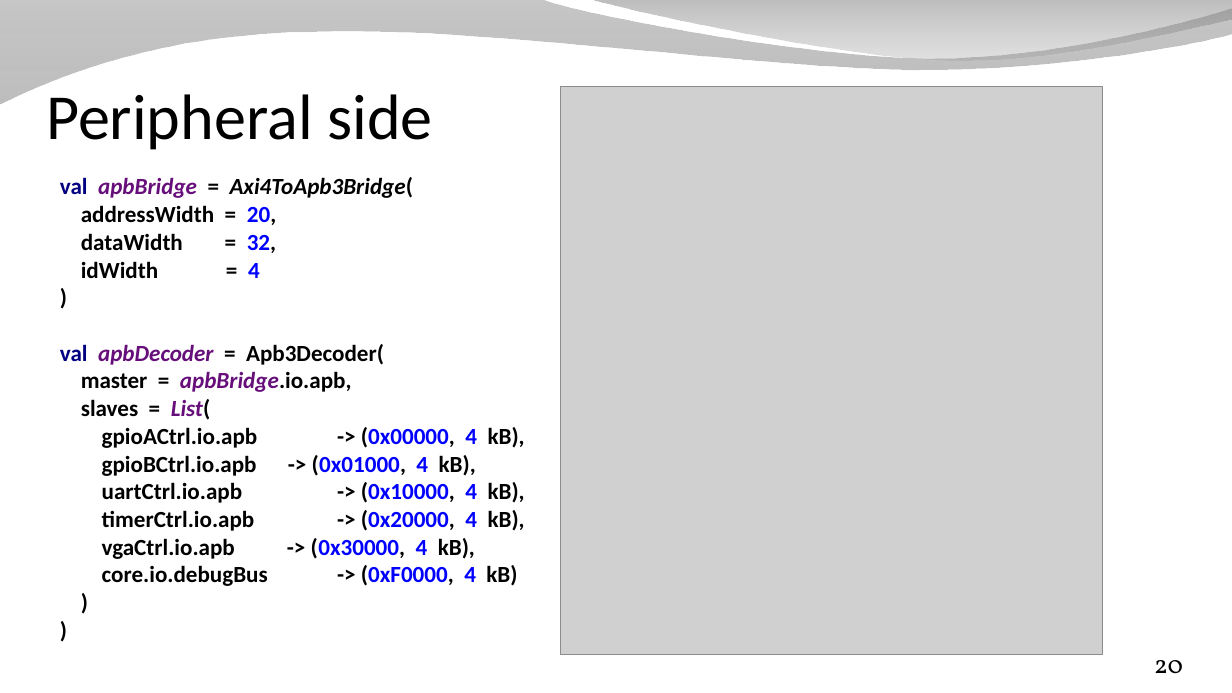
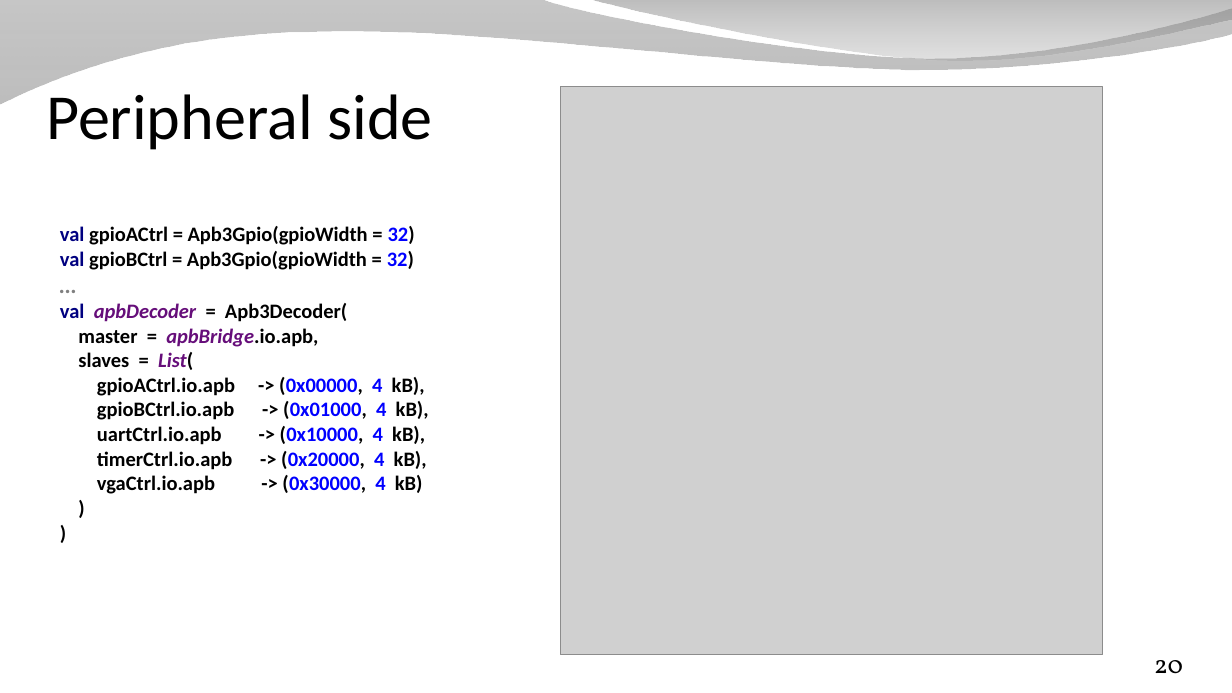
Before and after one commit to SpinalHDL/SpinalDoc, a slide deck: slide 20 of presentation/en/workshop/taste.odp. Drawn at 1232x693 pixels with LibreOffice and Linux fonts; fonts in the diff are those of the drawing; grey boxes stand for pictures; background and template pictures are left out. Boxes give left, top, right and bottom in pixels: in the first picture for what was removed or moved away, otherwise in the second. Text is boxed around its words. In the diff, an @@ line names an element or a change of style, - is before the commit and + after.

```diff
--- a/presentation/en/workshop/taste.odp
+++ b/presentation/en/workshop/taste.odp
@@ text at box(60, 226, 429, 494): text changed; size 18 to 16 pt @@
-val apbBridge = Axi4ToApb3Bridge(
-addressWidth = 20,
-dataWidth = 32,
-idWidth = 4
-)
-val apbDecoder = Apb3Decoder(
-master = apbBridge.io.apb,
-slaves = List(
-gpioACtrl.io.apb -> (0x00000, 4 kB),
-gpioBCtrl.io.apb -> (0x01000, 4 kB),
-uartCtrl.io.apb -> (0x10000, 4 kB),
-timerCtrl.io.apb -> (0x20000, 4 kB),
-vgaCtrl.io.apb -> (0x30000, 4 kB),
-core.io.debugBus -> (0xF0000, 4 kB)
-)
-)
+val gpioACtrl = Apb3Gpio(gpioWidth = 32)
+val gpioBCtrl = Apb3Gpio(gpioWidth = 32)
+…
+val apbDecoder = Apb3Decoder(
+master = apbBridge.io.apb,
+slaves = List(
+gpioACtrl.io.apb -> (0x00000, 4 kB),
+gpioBCtrl.io.apb -> (0x01000, 4 kB),
+uartCtrl.io.apb -> (0x10000, 4 kB),
+timerCtrl.io.apb -> (0x20000, 4 kB),
+vgaCtrl.io.apb -> (0x30000, 4 kB)
+)
+)
```
Also in this commit, not shown: 3 other slides changed, 3 slides added, 1 slide removed, 2 other files.
